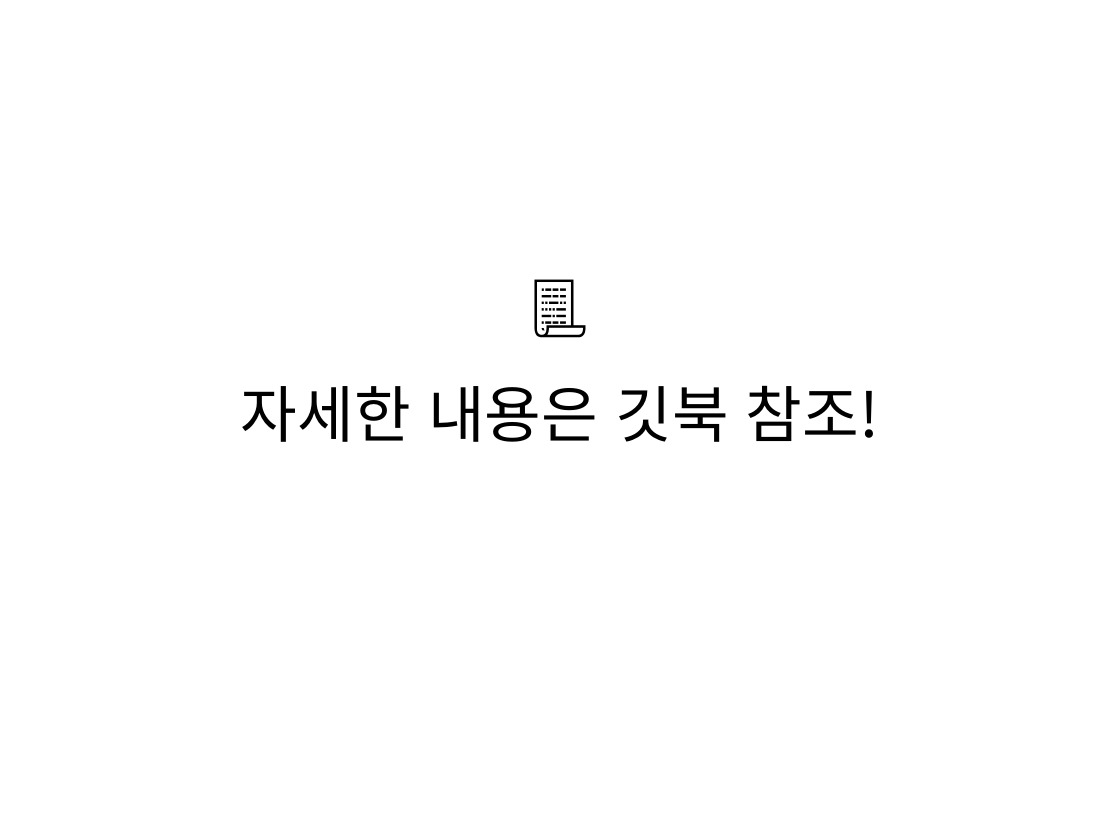
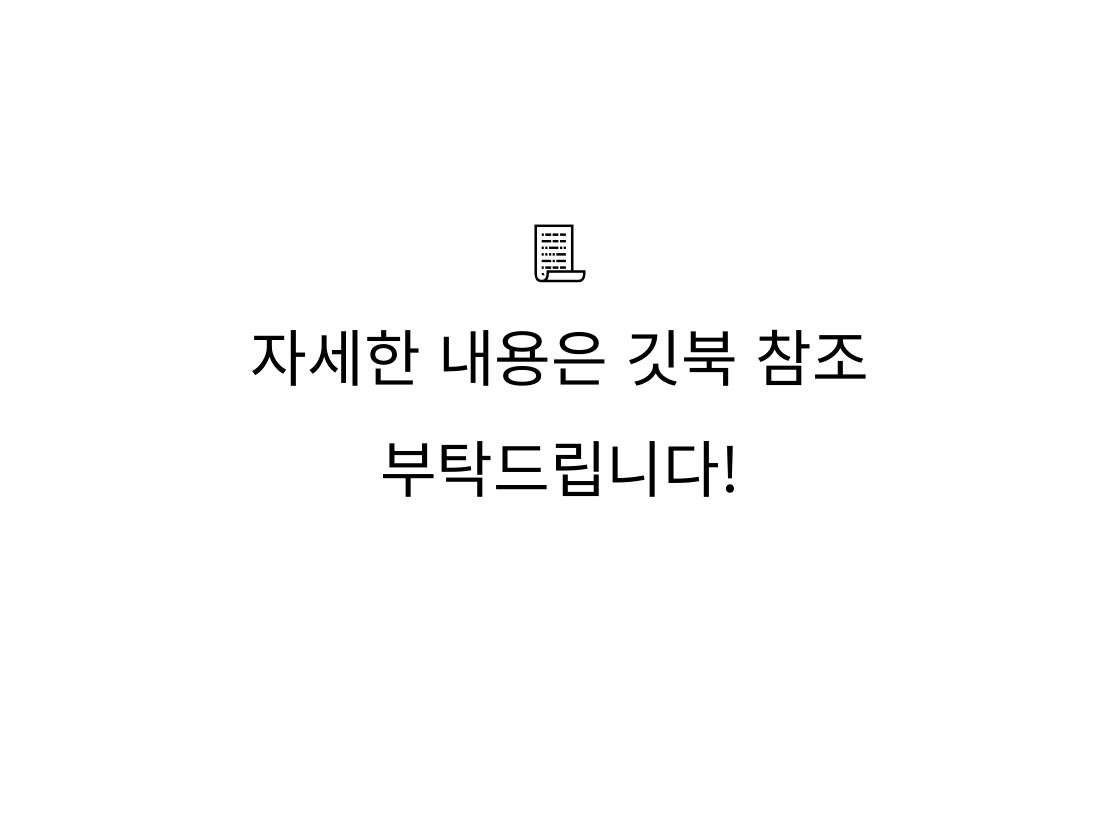
Before and after one commit to osamhack2020/IoT_KookMoBan_PonJohmNaimann, a slide deck: slide 32 of PPT/showdown.pptx. Drawn at 1120x840 pixels with LibreOffice and Linux fonts; fonts in the diff are those of the drawing. Boxes give left, top, right and bottom in pixels: in the first picture for what was removed or moved away, otherwise in the second. Text is boxed around its words. In the diff, an @@ line names an element or a change of style, - is before the commit and + after.

Commit message:
showdown PPT Update

```diff
--- a/PPT/showdown.pptx
+++ b/PPT/showdown.pptx
@@ title at box(251, 329, 869, 497): text changed @@
-📃
-자세한 내용은 깃북 참조!
+📃
+자세한 내용은 깃북 참조 부탁드립니다!
```
Also in this commit, not shown: 1 other file.
